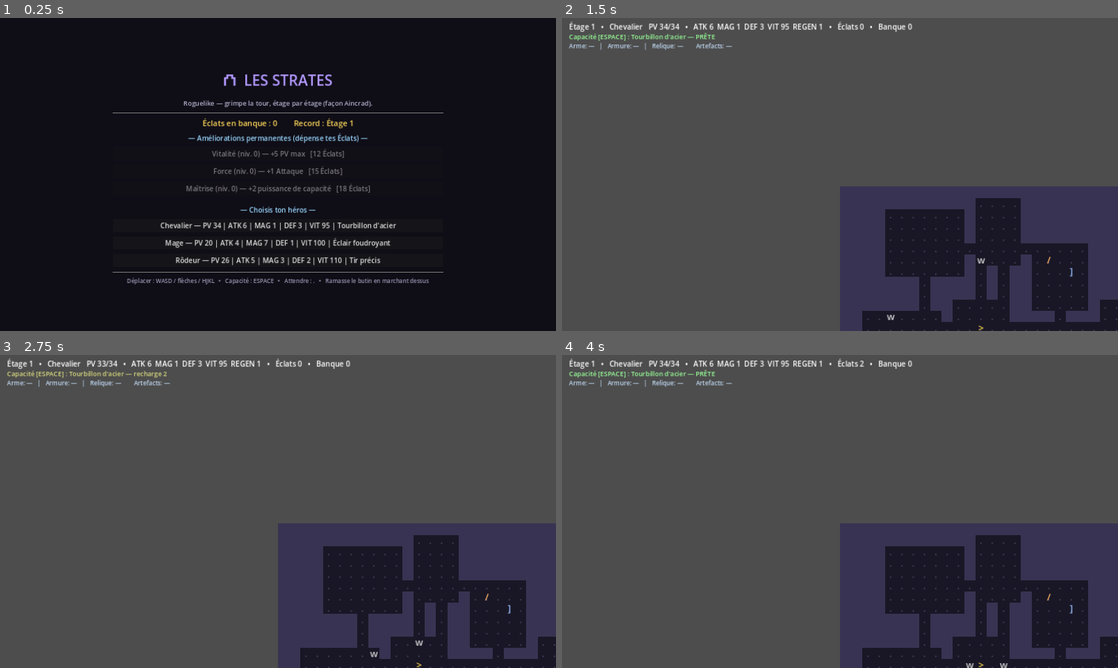
Above: before the commit, frames 1-4 (two rows, left to right).
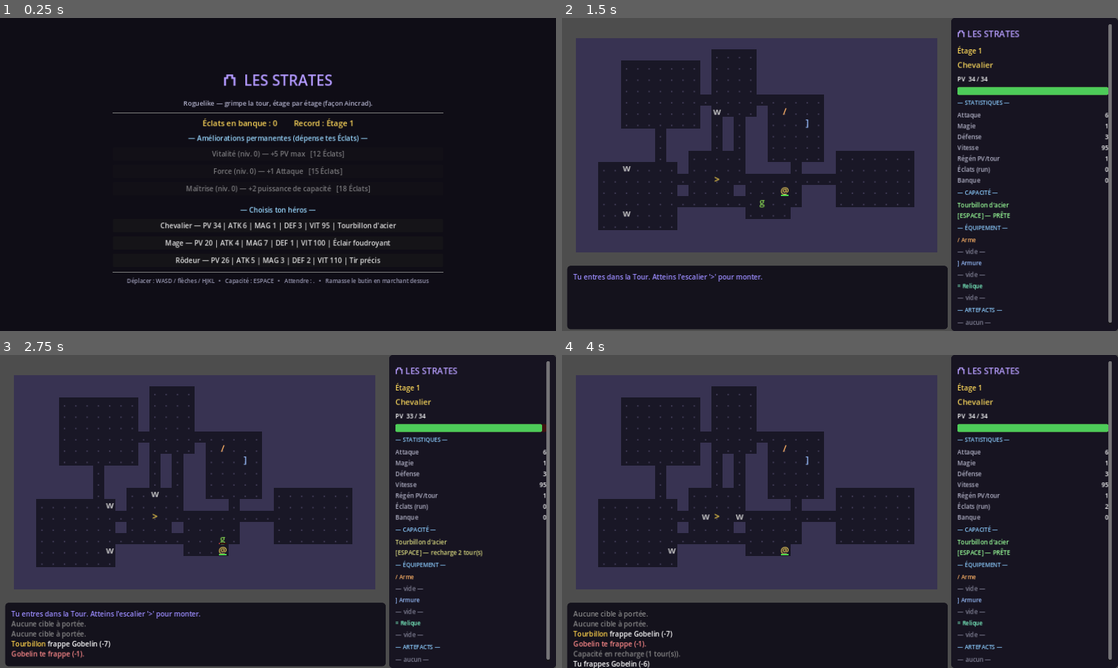
Above: after the commit, the same moments.

Repository: silversoulicious-lgtm/rpg-rogue-like-
Game: Godot game, scene res://scenes/Main.tscn
Same seed, same stepped clock (60 frames per second), same inputs: the game is played once before the commit and once after it.
Inputs:
- Up to frame 1 (0.25 s): no input
- Up to frame 2 (1.5 s): click "Chevalier — PV 34 | ATK 6 | M…" at 0.5 s; tap Enter at 1.25 s; hold D from 1.28 s (still down); tap K at 1.35 s
- Up to frame 3 (2.75 s): tap Space at 1.52, 2, 2.27 s; release D at 2.03 s; hold S from 2.03 s (still down); tap J at 2.1 s
- Up to frame 4 (4 s): tap Enter at 2.75 s; release S at 2.78 s; hold D 2.78-3.53 s; tap H at 2.85 s; tap Space at 3.5, 3.77 s; hold W from 3.53 s (still down); tap L at 3.6 s

The runs differ from the first frame. In frame 2, 81% of the frame differs, in the area x 0-100%, y 0-100%; in frame 3, 81%; in frame 4, 81%.

Commit message:
feat: interface complète — zone de jeu + sidebar permanente (stats/équip/artefacts)
Refonte du HUD en panneaux Control structurés :
- Sidebar permanente à droite, toujours visible : titre, étage, héros,
  barre de PV, page Statistiques (ATK/MAG/DEF/VIT/Régén/Éclats/Banque),
  état de la capacité, page Équipement (3 slots + bonus), page Artefacts
  (avec descriptions). Défilable si le contenu dépasse.
- Zone de jeu recentrée dans l'espace à gauche de la sidebar.
- Journal de combat dans un panneau stylé en bas.
- Correctif : _center_map() lisait la taille de grille avant que
  refresh() ne renseigne le donjon -> carte mal positionnée. Désormais
  refresh() puis centrage.
- README : section Interface.

Co-Authored-By: Claude Opus 4.8 <noreply@anthropic.com>
Claude-Session: https://claude.ai/code/session_01BcS4njfemusttB4zT3LgCp

Diff:
--- a/scripts/Main.gd
+++ b/scripts/Main.gd
@@ -26,14 +26,23 @@
 # Noeuds
 var map_view: Node2D
 var hud_layer: CanvasLayer
-var hud_label: Label
-var ability_label: Label
-var gear_label: Label
 var log_label: RichTextLabel
 var menu_layer: CanvasLayer
 var menu_content: VBoxContainer
 
+# Sidebar (HUD permanent)
+var sb_floor: Label
+var sb_hero: Label
+var hp_bar: ProgressBar
+var hp_text: Label
+var sb_ability: Label
+var stat_labels: Dictionary = {}
+var equip_box: VBoxContainer
+var artifact_box: VBoxContainer
+
 const VIEW := Vector2(1280, 720)
+const SIDEBAR_W := 384
+const LOG_H := 150
 
 func _ready() -> void:
 	rng.randomize()
@@ -49,53 +58,147 @@
 
 	hud_layer = CanvasLayer.new()
 	add_child(hud_layer)
-
-	hud_label = Label.new()
-	hud_label.position = Vector2(16, 8)
-	hud_label.add_theme_font_size_override("font_size", 17)
-	hud_layer.add_child(hud_label)
-
-	ability_label = Label.new()
-	ability_label.position = Vector2(16, 32)
-	ability_label.add_theme_font_size_override("font_size", 15)
-	hud_layer.add_child(ability_label)
-
-	gear_label = Label.new()
-	gear_label.position = Vector2(16, 54)
-	gear_label.add_theme_font_size_override("font_size", 14)
-	gear_label.add_theme_color_override("font_color", Color(0.75, 0.85, 0.95))
-	hud_layer.add_child(gear_label)
-
+	_build_sidebar()
+	_build_log()
+
+	menu_layer = CanvasLayer.new()
+	menu_layer.layer = 2
+	add_child(menu_layer)
+
+	var dim := ColorRect.new()
+	dim.color = Color(0.05, 0.04, 0.08, 0.96)
+	dim.set_anchors_preset(Control.PRESET_FULL_RECT)
+	menu_layer.add_child(dim)
+
+	var center := CenterContainer.new()
+	center.set_anchors_preset(Control.PRESET_FULL_RECT)
+	menu_layer.add_child(center)
+
+	menu_content = VBoxContainer.new()
+	menu_content.add_theme_constant_override("separation", 9)
+	menu_content.custom_minimum_size = Vector2(760, 0)
+	center.add_child(menu_content)
+
+# --- Sidebar (HUD permanent : stats + équipement + artefacts) -----------------
+func _panel_style(bg: Color) -> StyleBoxFlat:
+	var s := StyleBoxFlat.new()
+	s.bg_color = bg
+	s.set_corner_radius_all(8)
+	s.set_content_margin_all(14)
+	return s
+
+func _build_sidebar() -> void:
+	var panel := PanelContainer.new()
+	panel.position = Vector2(VIEW.x - SIDEBAR_W, 0)
+	panel.size = Vector2(SIDEBAR_W, VIEW.y)
+	panel.add_theme_stylebox_override("panel", _panel_style(Color(0.09, 0.08, 0.13)))
+	hud_layer.add_child(panel)
+
+	var scroll := ScrollContainer.new()
+	scroll.horizontal_scroll_mode = ScrollContainer.SCROLL_MODE_DISABLED
+	panel.add_child(scroll)
+
+	var v := VBoxContainer.new()
+	v.add_theme_constant_override("separation", 8)
+	v.size_flags_horizontal = Control.SIZE_EXPAND_FILL
+	v.custom_minimum_size = Vector2(SIDEBAR_W - 56, 0)
+	scroll.add_child(v)
+
+	var title := Label.new()
+	title.text = "⛫ LES STRATES"
+	title.add_theme_font_size_override("font_size", 20)
+	title.add_theme_color_override("font_color", Color(0.72, 0.62, 1.0))
+	v.add_child(title)
+
+	sb_floor = Label.new()
+	sb_floor.add_theme_font_size_override("font_size", 16)
+	sb_floor.add_theme_color_override("font_color", Color(1.0, 0.85, 0.35))
+	v.add_child(sb_floor)
+
+	sb_hero = Label.new()
+	sb_hero.add_theme_font_size_override("font_size", 18)
+	v.add_child(sb_hero)
+
+	hp_text = Label.new()
+	hp_text.add_theme_font_size_override("font_size", 14)
+	v.add_child(hp_text)
+
+	hp_bar = ProgressBar.new()
+	hp_bar.show_percentage = false
+	hp_bar.custom_minimum_size = Vector2(0, 18)
+	var fill := StyleBoxFlat.new()
+	fill.bg_color = Color(0.3, 0.8, 0.35)
+	fill.set_corner_radius_all(4)
+	var bg := StyleBoxFlat.new()
+	bg.bg_color = Color(0.25, 0.07, 0.07)
+	bg.set_corner_radius_all(4)
+	hp_bar.add_theme_stylebox_override("fill", fill)
+	hp_bar.add_theme_stylebox_override("background", bg)
+	v.add_child(hp_bar)
+
+	v.add_child(_section_header("STATISTIQUES"))
+	var grid := GridContainer.new()
+	grid.columns = 2
+	grid.size_flags_horizontal = Control.SIZE_EXPAND_FILL
+	grid.add_theme_constant_override("h_separation", 16)
+	grid.add_theme_constant_override("v_separation", 4)
+	v.add_child(grid)
+	for pair in [["atk", "Attaque"], ["magic", "Magie"], ["defense", "Défense"],
+			["speed", "Vitesse"], ["hp_regen", "Régén PV/tour"],
+			["run_shards", "Éclats (run)"], ["bank", "Banque"]]:
+		_make_stat_row(grid, pair[0], pair[1])
+
+	v.add_child(_section_header("CAPACITÉ"))
+	sb_ability = Label.new()
+	sb_ability.add_theme_font_size_override("font_size", 14)
+	sb_ability.autowrap_mode = TextServer.AUTOWRAP_WORD_SMART
+	sb_ability.custom_minimum_size = Vector2(SIDEBAR_W - 56, 0)
+	v.add_child(sb_ability)
+
+	v.add_child(_section_header("ÉQUIPEMENT"))
+	equip_box = VBoxContainer.new()
+	equip_box.add_theme_constant_override("separation", 6)
+	v.add_child(equip_box)
+
+	v.add_child(_section_header("ARTEFACTS"))
+	artifact_box = VBoxContainer.new()
+	artifact_box.add_theme_constant_override("separation", 6)
+	v.add_child(artifact_box)
+
+func _section_header(txt: String) -> Control:
+	var l := Label.new()
+	l.text = "— %s —" % txt
+	l.add_theme_font_size_override("font_size", 13)
+	l.add_theme_color_override("font_color", Color(0.55, 0.8, 1.0))
+	return l
+
+func _make_stat_row(grid: GridContainer, key: String, name: String) -> void:
+	var n := Label.new()
+	n.text = name
+	n.add_theme_font_size_override("font_size", 14)
+	n.add_theme_color_override("font_color", Color(0.7, 0.7, 0.78))
+	grid.add_child(n)
+	var val := Label.new()
+	val.add_theme_font_size_override("font_size", 14)
+	val.horizontal_alignment = HORIZONTAL_ALIGNMENT_RIGHT
+	val.size_flags_horizontal = Control.SIZE_EXPAND_FILL
+	grid.add_child(val)
+	stat_labels[key] = val
+
+func _build_log() -> void:
+	var play_w := VIEW.x - SIDEBAR_W
 	var log_panel := PanelContainer.new()
-	log_panel.position = Vector2(16, VIEW.y - 150)
-	log_panel.size = Vector2(VIEW.x - 32, 138)
-	log_panel.set_anchors_preset(Control.PRESET_BOTTOM_WIDE)
+	log_panel.position = Vector2(12, VIEW.y - LOG_H)
+	log_panel.size = Vector2(play_w - 24, LOG_H - 10)
+	log_panel.add_theme_stylebox_override("panel", _panel_style(Color(0.08, 0.07, 0.11)))
 	hud_layer.add_child(log_panel)
 
 	log_label = RichTextLabel.new()
 	log_label.bbcode_enabled = true
 	log_label.fit_content = true
 	log_label.scroll_active = false
-	log_label.custom_minimum_size = Vector2(VIEW.x - 60, 120)
+	log_label.custom_minimum_size = Vector2(play_w - 48, LOG_H - 32)
 	log_panel.add_child(log_label)
-
-	menu_layer = CanvasLayer.new()
-	menu_layer.layer = 2
-	add_child(menu_layer)
-
-	var dim := ColorRect.new()
-	dim.color = Color(0.05, 0.04, 0.08, 0.96)
-	dim.set_anchors_preset(Control.PRESET_FULL_RECT)
-	menu_layer.add_child(dim)
-
-	var center := CenterContainer.new()
-	center.set_anchors_preset(Control.PRESET_FULL_RECT)
-	menu_layer.add_child(center)
-
-	menu_content = VBoxContainer.new()
-	menu_content.add_theme_constant_override("separation", 9)
-	menu_content.custom_minimum_size = Vector2(760, 0)
-	center.add_child(menu_content)
 
 # --- Écran HUB : Pied de la Tour (titre / boutique méta / choix du héros) -----
 func show_hub(death_summary: String) -> void:
@@ -216,8 +319,8 @@
 		occupied.append(p)
 		_spawn_loot(p)
 
+	refresh()        # règle map_view.dungeon (nécessaire avant le centrage)
 	_center_map()
-	refresh()
 
 func _pick_enemy_def() -> Dictionary:
 	var pool: Array = []
@@ -304,9 +407,11 @@
 
 func _center_map() -> void:
 	var gsize: Vector2 = map_view.grid_pixel_size()
+	var play_w: float = VIEW.x - SIDEBAR_W
+	var play_h: float = VIEW.y - LOG_H
 	map_view.position = Vector2(
-		round((VIEW.x - gsize.x) * 0.5),
-		round((VIEW.y - gsize.y) * 0.5) + 28
+		round((play_w - gsize.x) * 0.5),
+		round((play_h - gsize.y) * 0.5) + 8
 	)
 
 # --- Entrées clavier ----------------------------------------------------------
@@ -586,30 +691,77 @@
 	_update_log()
 
 func _update_hud() -> void:
-	hud_label.text = "Étage %d   •   %s   PV %d/%d   •   ATK %d  MAG %d  DEF %d  VIT %d  REGEN %d   •   Éclats %d   •   Banque %d" % [
-		floor_num, player.display_name, player.hp, player.max_hp,
-		player.atk, player.magic, player.defense, player.speed, player.hp_regen,
-		run_shards, GameState.shards]
+	sb_floor.text = "Étage %d" % floor_num
+	sb_hero.text = player.display_name
+	sb_hero.add_theme_color_override("font_color", player.color)
+	hp_bar.max_value = max(1, player.max_hp)
+	hp_bar.value = clampi(player.hp, 0, player.max_hp)
+	hp_text.text = "PV  %d / %d" % [player.hp, player.max_hp]
+
+	stat_labels["atk"].text = str(player.atk)
+	stat_labels["magic"].text = str(player.magic)
+	stat_labels["defense"].text = str(player.defense)
+	stat_labels["speed"].text = str(player.speed)
+	stat_labels["hp_regen"].text = str(player.hp_regen)
+	stat_labels["run_shards"].text = str(run_shards)
+	stat_labels["bank"].text = str(GameState.shards)
 
 	var h: Dictionary = Data.HEROES[GameState.last_hero]
 	if player.ability_ready():
-		ability_label.text = "Capacité [ESPACE] : %s — PRÊTE" % h["ability_name"]
-		ability_label.add_theme_color_override("font_color", Color(0.6, 1.0, 0.6))
+		sb_ability.text = "%s\n[ESPACE] — PRÊTE" % h["ability_name"]
+		sb_ability.add_theme_color_override("font_color", Color(0.6, 1.0, 0.6))
 	else:
-		ability_label.text = "Capacité [ESPACE] : %s — recharge %d" % [h["ability_name"], player.ability_cd]
-		ability_label.add_theme_color_override("font_color", Color(0.85, 0.85, 0.5))
-
-	var parts: Array = []
+		sb_ability.text = "%s\n[ESPACE] — recharge %d tour(s)" % [h["ability_name"], player.ability_cd]
+		sb_ability.add_theme_color_override("font_color", Color(0.85, 0.85, 0.5))
+
+	_rebuild_equip()
+	_rebuild_artifacts()
+
+func _rebuild_equip() -> void:
+	for c in equip_box.get_children():
+		c.queue_free()
 	for slot in Data.SLOTS:
+		var head := Label.new()
+		head.text = "%s %s" % [Data.SLOT_GLYPH[slot], Data.SLOT_NAMES[slot]]
+		head.add_theme_font_size_override("font_size", 13)
+		head.add_theme_color_override("font_color", Data.SLOT_COLOR[slot])
+		equip_box.add_child(head)
+		var line := Label.new()
+		line.add_theme_font_size_override("font_size", 14)
+		line.autowrap_mode = TextServer.AUTOWRAP_WORD_SMART
+		line.custom_minimum_size = Vector2(SIDEBAR_W - 60, 0)
 		if player.equipment.has(slot):
-			parts.append("%s: %s" % [Data.SLOT_NAMES[slot], player.equipment[slot]["name"]])
+			var it: Dictionary = player.equipment[slot]
+			line.text = "%s  (%s)" % [it["name"], Data.bonus_summary(it["bonus"])]
+			line.add_theme_color_override("font_color", Color(0.92, 0.95, 1.0))
 		else:
-			parts.append("%s: —" % Data.SLOT_NAMES[slot])
-	var arts: Array = []
+			line.text = "— vide —"
+			line.add_theme_color_override("font_color", Color(0.5, 0.5, 0.58))
+		equip_box.add_child(line)
+
+func _rebuild_artifacts() -> void:
+	for c in artifact_box.get_children():
+		c.queue_free()
+	if player.artifacts.is_empty():
+		var none := Label.new()
+		none.text = "— aucun —"
+		none.add_theme_font_size_override("font_size", 14)
+		none.add_theme_color_override("font_color", Color(0.5, 0.5, 0.58))
+		artifact_box.add_child(none)
+		return
 	for a in player.artifacts:
-		arts.append(a["name"])
-	var art_str: String = "Artefacts: " + (", ".join(arts) if not arts.is_empty() else "—")
-	gear_label.text = "   |   ".join(parts) + "        " + art_str
+		var name_l := Label.new()
+		name_l.text = "✦ " + str(a.get("name", "?"))
+		name_l.add_theme_font_size_override("font_size", 14)
+		name_l.add_theme_color_override("font_color", Color(0.95, 0.75, 1.0))
+		artifact_box.add_child(name_l)
+		var desc_l := Label.new()
+		desc_l.text = str(a.get("desc", ""))
+		desc_l.add_theme_font_size_override("font_size", 12)
+		desc_l.autowrap_mode = TextServer.AUTOWRAP_WORD_SMART
+		desc_l.custom_minimum_size = Vector2(SIDEBAR_W - 60, 0)
+		desc_l.add_theme_color_override("font_color", Color(0.65, 0.65, 0.72))
+		artifact_box.add_child(desc_l)
 
 func _update_log() -> void:
 	log_label.text = "\n".join(messages)
Not shown, changed: README.md
